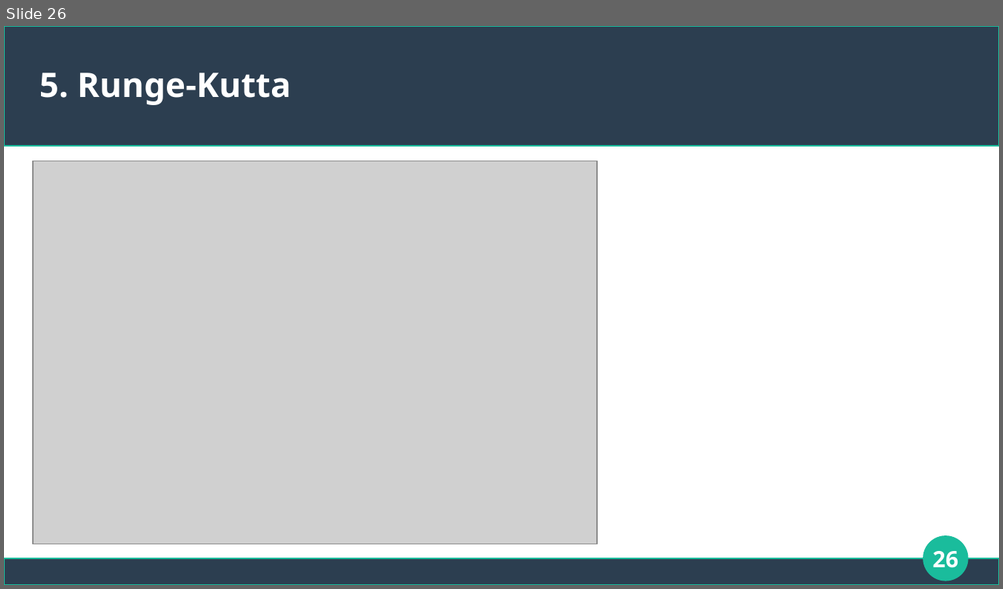
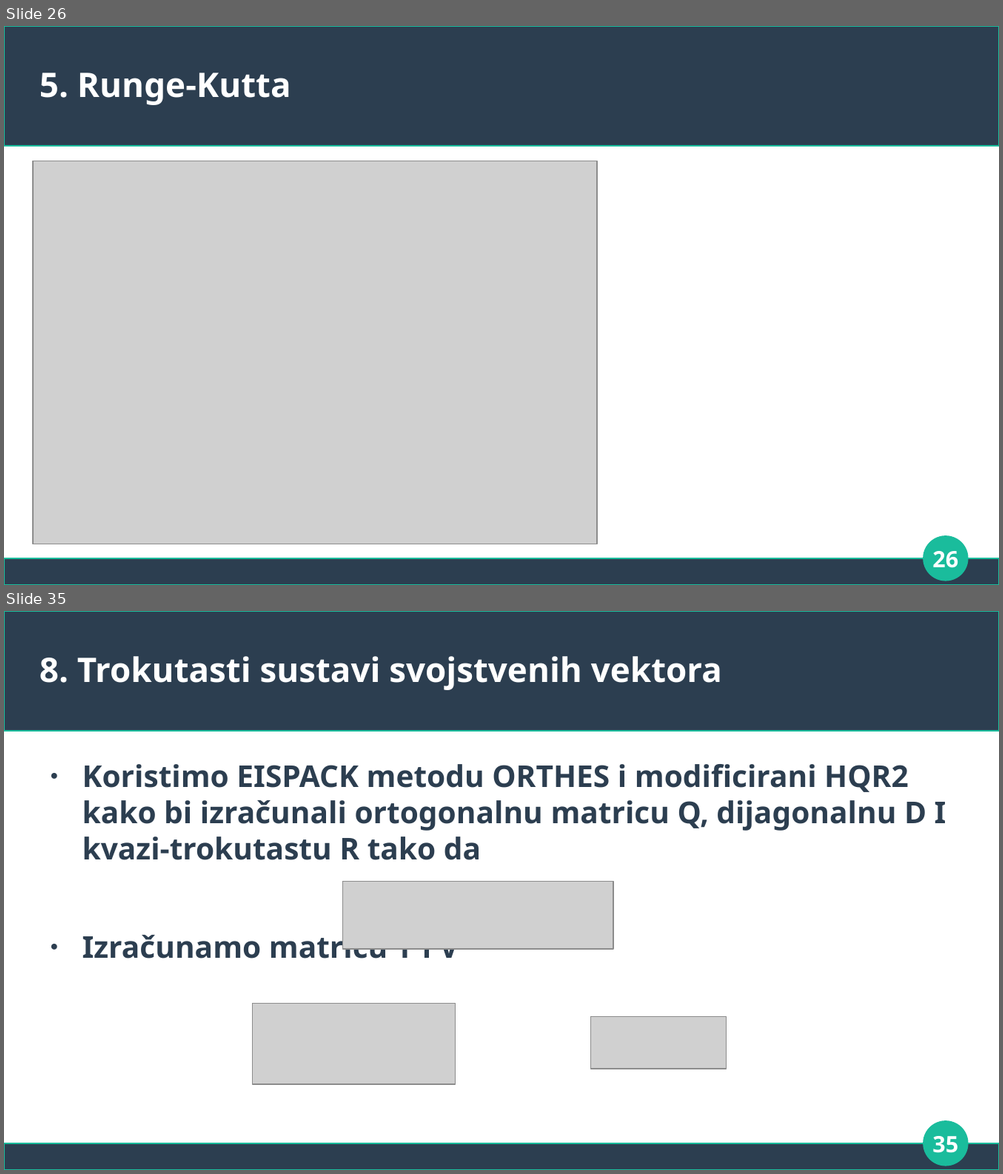
Before and after one commit to gbartol/matrix-exponential-function, a slide deck: Prezentacija_exp.odp. Shown one above the other, each under a label of ours: slide 26 before the commit, slides 26 and 35 after it; the slides between them are not shown. The pictures are 1003x589 and 1003x1174 pixels, drawn with LibreOffice and Linux fonts; fonts in the diff are those of the drawing; grey boxes stand for pictures. Boxes give left, top, right and bottom in pixels: in the first picture for what was removed or moved away, otherwise in the second. Text is boxed around its words. In the diff, an @@ line names an element or a change of style, - is before the commit and + after.

```diff
--- a/Prezentacija_exp.odp
+++ b/Prezentacija_exp.odp
@@ slide 35 added at [4,611,999,1170], background #FFFFFF; not listed: 3 template elements that a slide beside it also shows @@
@@ title added at [40,656,722,690], 27 pt, text #FFFFFF, bold @@
+8. Trokutasti sustavi svojstvenih vektora
@@ text added at [82,764,946,966], 24 pt, text #2C3E50, bold @@
+● Koristimo EISPACK metodu ORTHES i modificirani HQR2 kako bi izračunali ortogonalnu matricu Q, dijagonalnu D I kvazi-trokutastu R tako da
+● Izračunamo matricu Y i V
@@ picture added at [342,882,613,949] @@
@@ picture added at [252,1004,455,1085] @@
@@ picture added at [591,1017,726,1070] @@
@@ page number added at [932,1136,958,1153], 18 pt, text #FFFFFF, bold @@
+35
```
Also in this commit, not shown: 2 slides changed, 10 other slides added, 2 other files.
